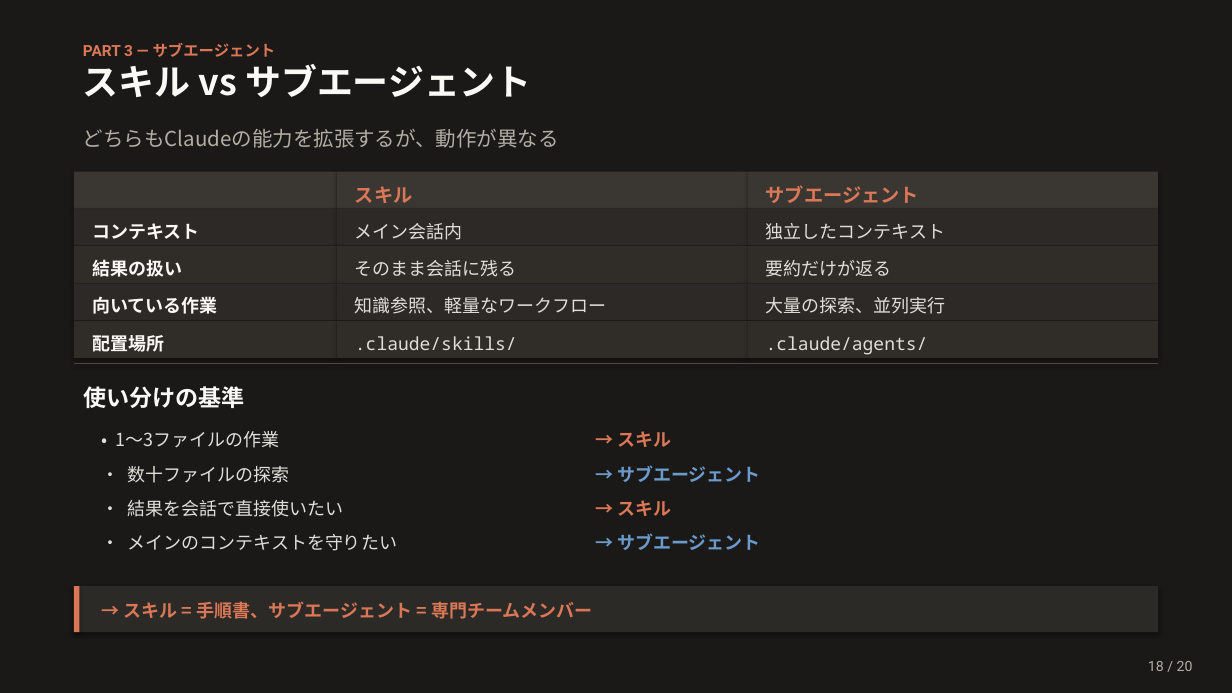
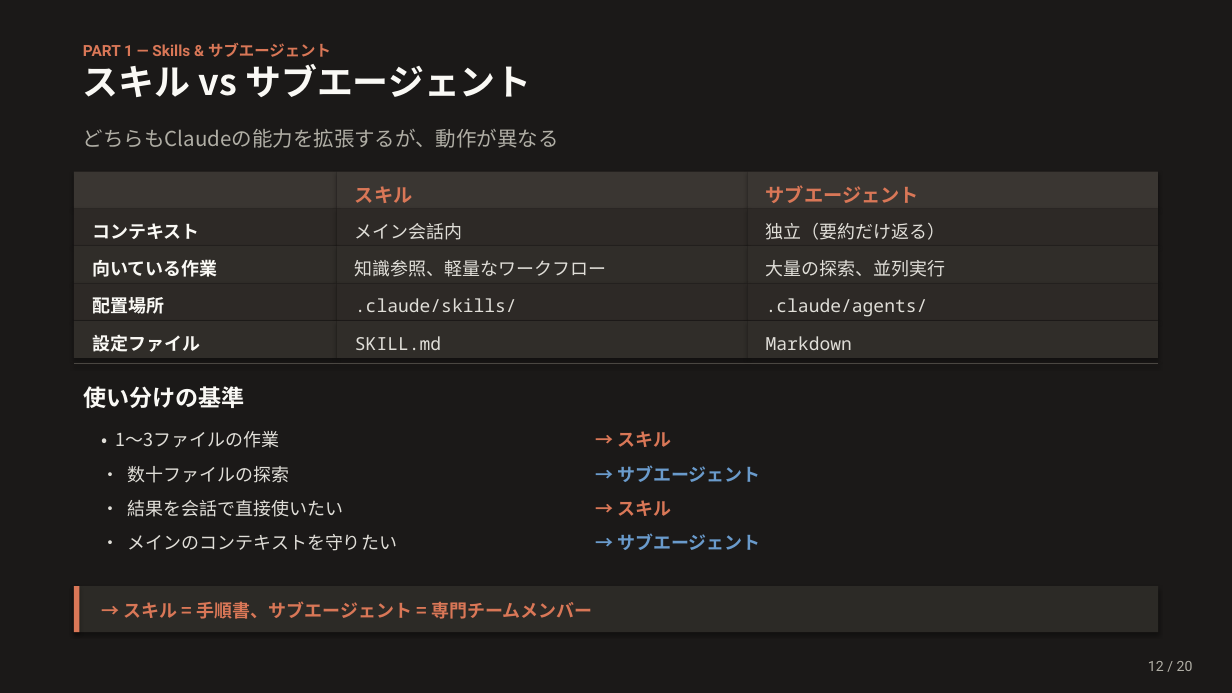
Before and after one commit to Ischca/zenn, a slide deck: slide 12 of slides/Claude_session3.pptx (slide 18 before the commit). Drawn at 1232x693 pixels with LibreOffice and Linux fonts; fonts in the diff are those of the drawing. Boxes give left, top, right and bottom in pixels: in the first picture for what was removed or moved away, otherwise in the second. Text is boxed around its words. In the diff, an @@ line names an element or a change of style, - is before the commit and + after.

```diff
--- a/slides/Claude_session3.pptx
+++ b/slides/Claude_session3.pptx
@@ text at [83,43,331,57]: text changed @@
-PART 3 — サブエージェント
+PART 1 — Skills & サブエージェント
@@ text at [766,223,946,240]: text changed @@
-独立したコンテキスト
+独立（要約だけ返る）
@@ text removed at [92,259,182,277] @@
-結果の扱い
@@ text removed at [355,260,517,277] @@
-そのまま会話に残る
@@ 3 texts: place and size @@
-3 texts at [92,296,946,314]
+3 texts at [92,259,946,277]
@@ text removed at [766,260,892,277] @@
-要約だけが返る
@@ 3 texts: place and size @@
-3 texts at [92,335,928,355]
+3 texts at [92,297,928,317]
@@ text added at [92,334,200,352], 14 pt, text #FAF9F5, bold @@
+設定ファイル
@@ text added at [355,336,441,350], 14 pt, text #E0DED8 @@
+SKILL.md
@@ text added at [766,336,852,350], 14 pt, text #E0DED8 @@
+Markdown
@@ text at [1148,661,1193,671]: text changed @@
-18 / 20
+12 / 20
```
Also in this commit, not shown: 11 other slides changed, 8 slides added, 8 slides removed, 1 other file.
